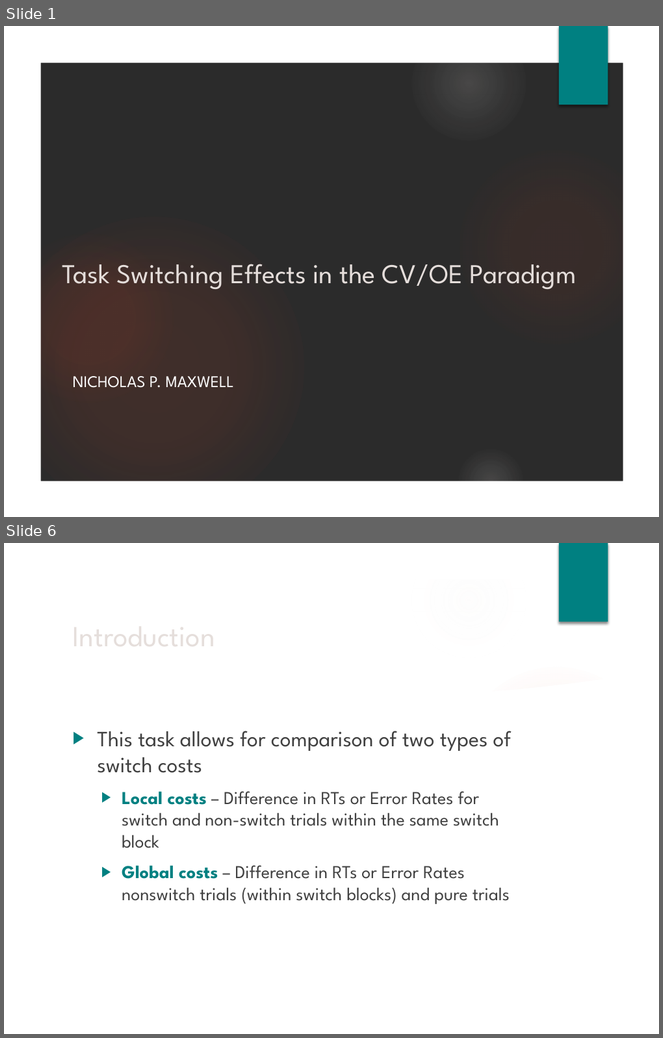
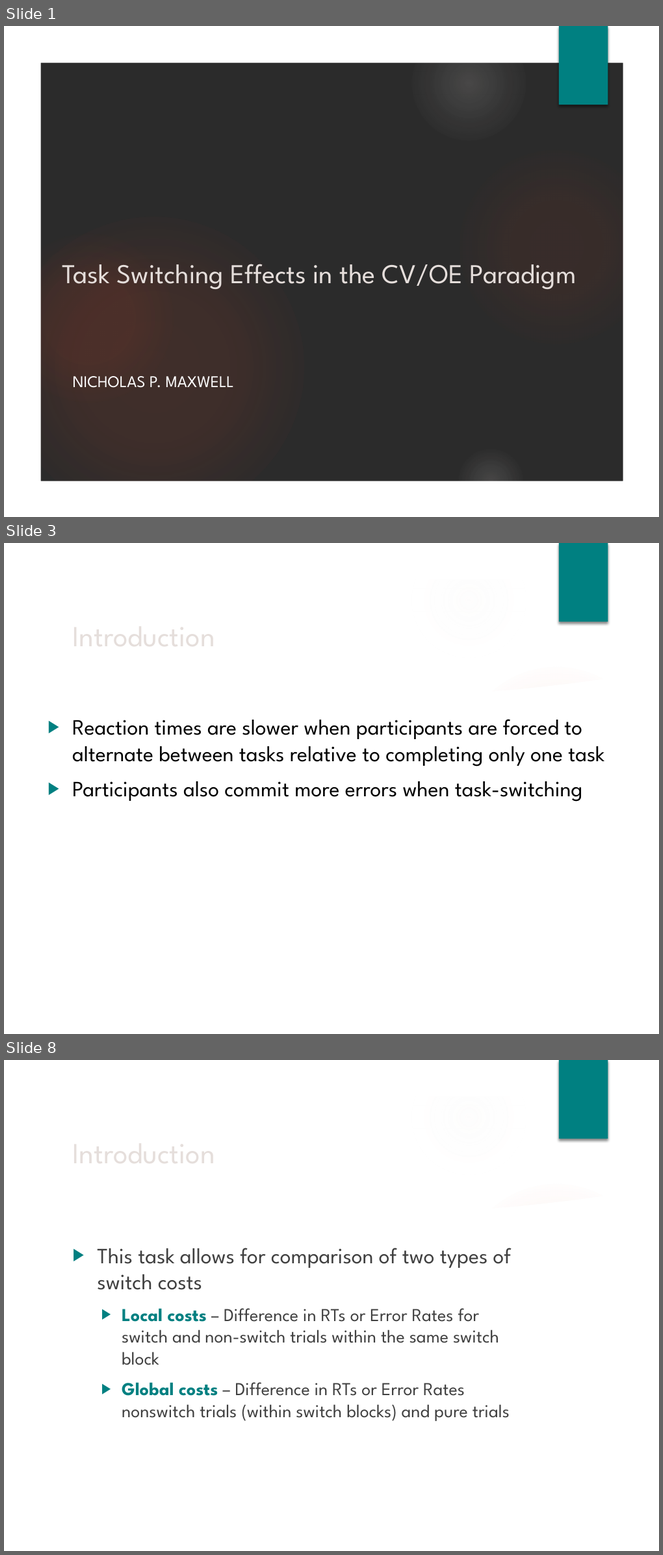
Before and after one commit to npm27/Spring-2019-Projects, a slide deck: CVOE/3 Presentations/Brown Bag Fall 19.pptx. Shown one above the other, each under a label of ours: slides 1 and 6 before the commit, slides 1, 3 and 8 after it; the slides between them are not shown. The pictures are 663x1038 and 663x1555 pixels, drawn with LibreOffice and Linux fonts; fonts in the diff are those of the drawing; background and template pictures are left out; a plain dark background stands for a picture behind light text. Boxes give left, top, right and bottom in pixels: in the first picture for what was removed or moved away, otherwise in the second. Text is boxed around its words. In the diff, an @@ line names an element or a change of style, - is before the commit and + after.

```diff
--- a/CVOE/3 Presentations/Brown Bag Fall 19.pptx
+++ b/CVOE/3 Presentations/Brown Bag Fall 19.pptx
@@ slide 3 added at <box>4,543,659,1034</box>, background picture (left out); not listed: 9 template elements that a slide beside it also shows @@
@@ title added at <box>66,609,521,660</box>, 32 pt, text #E5DEDB @@
+Introduction
@@ text added at <box>72,719,605,802</box>, 24 pt, text #000000 @@
+▶ Reaction times are slower when participants are forced to alternate between tasks relative to completing only one task
+▶ Participants also commit more errors when task-switching
@@ what was slide 6 is now slide 8 @@
```
Also in this commit, not shown: 19 slides changed, 10 other slides added, 18 other files.
